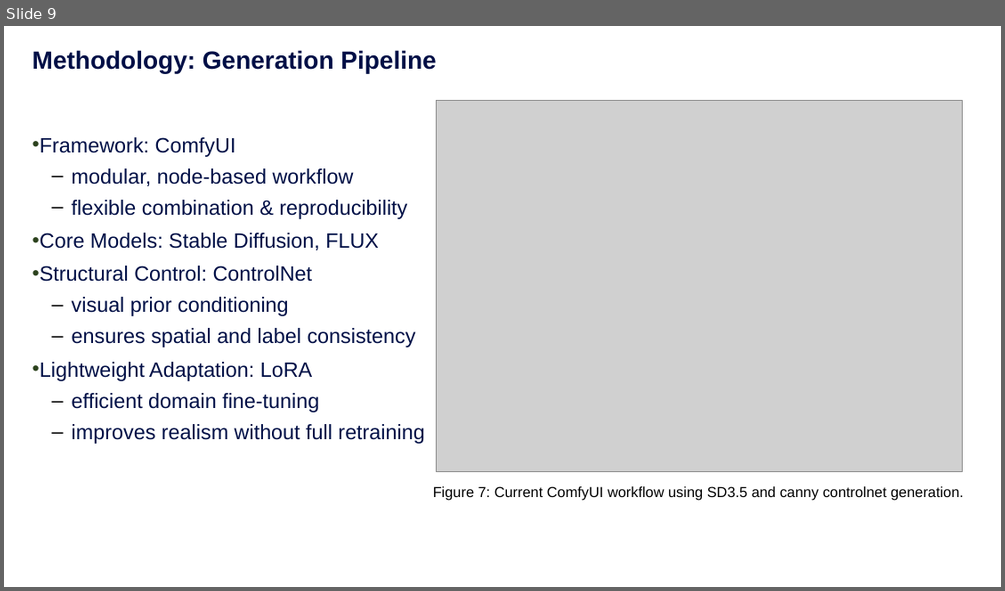
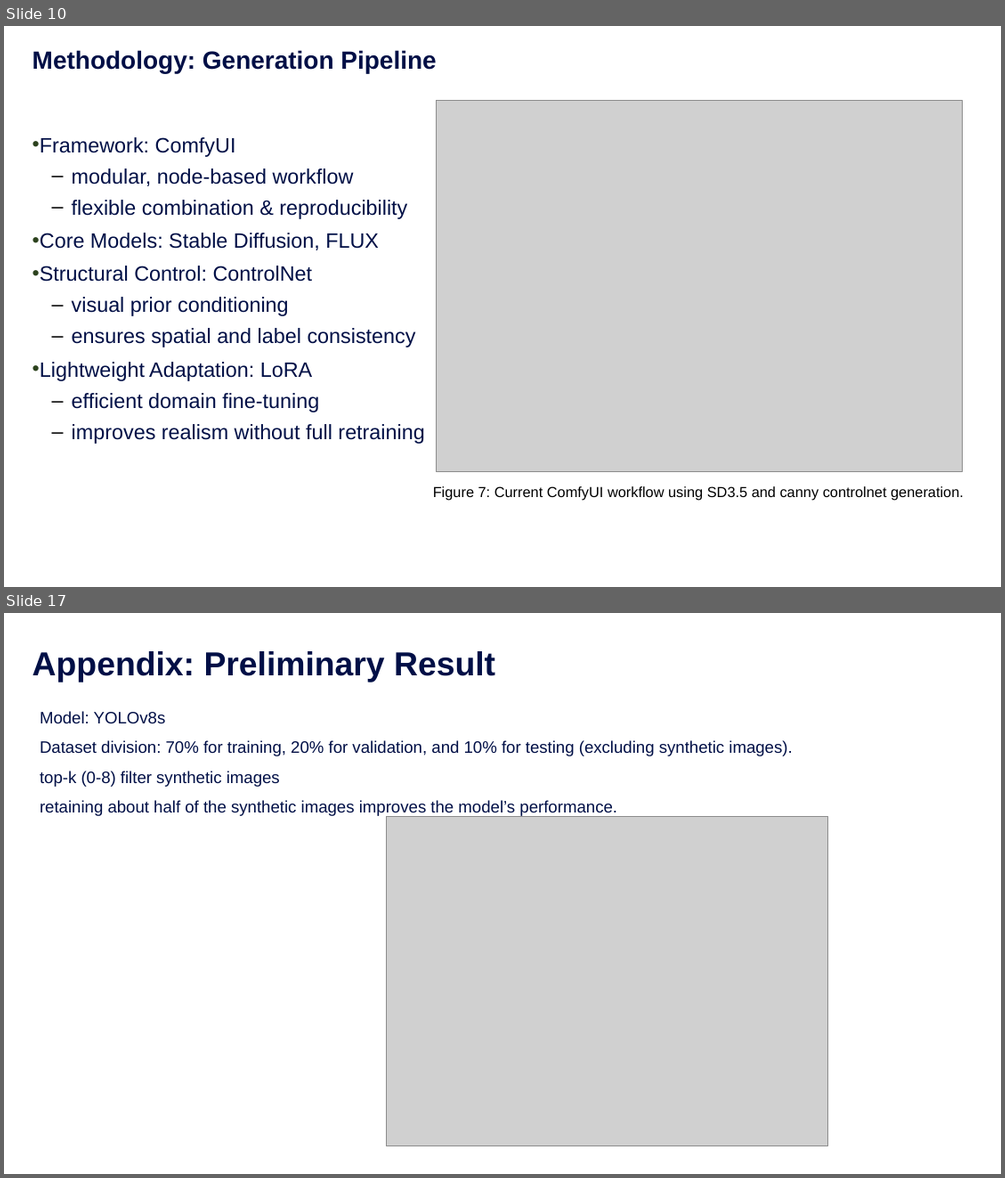
Before and after one commit to chengchengchenchen/MCS-Research-Project, a slide deck: doc/Presentation-revised.pptx. Shown one above the other, each under a label of ours: slide 9 before the commit, slides 10 and 17 after it; the slides between them are not shown. The pictures are 1005x591 and 1005x1178 pixels, drawn with LibreOffice and Linux fonts; fonts in the diff are those of the drawing; grey boxes stand for pictures; background and template pictures are left out. Boxes give left, top, right and bottom in pixels: in the first picture for what was removed or moved away, otherwise in the second. Text is boxed around its words. In the diff, an @@ line names an element or a change of style, - is before the commit and + after.

```diff
--- a/doc/Presentation-revised.pptx
+++ b/doc/Presentation-revised.pptx
@@ slide 17 added at box(4, 613, 1001, 1174), background #FFFFFF @@
@@ title added at box(32, 651, 495, 682), 32 pt, text #000F46, bold @@
+Appendix: Preliminary Result
@@ text added at box(40, 711, 792, 817), 16 pt, text #000F46 @@
+Model: YOLOv8s
+Dataset division: 70% for training, 20% for validation, and 10% for testing (excluding synthetic images).
+top-k (0-8) filter synthetic images
+retaining about half of the synthetic images improves the model’s performance.
@@ picture added at box(386, 817, 828, 1146) @@
@@ what was slide 9 is now slide 10 @@
```
Also in this commit, not shown: 10 slides changed, 4 other slides added, 1 slide removed, 2 other files.
